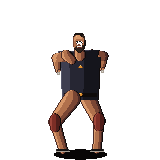
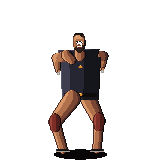
Layer changes from the first 160×160 image to the second:
painted on "kit" over [58,49,100,55]
